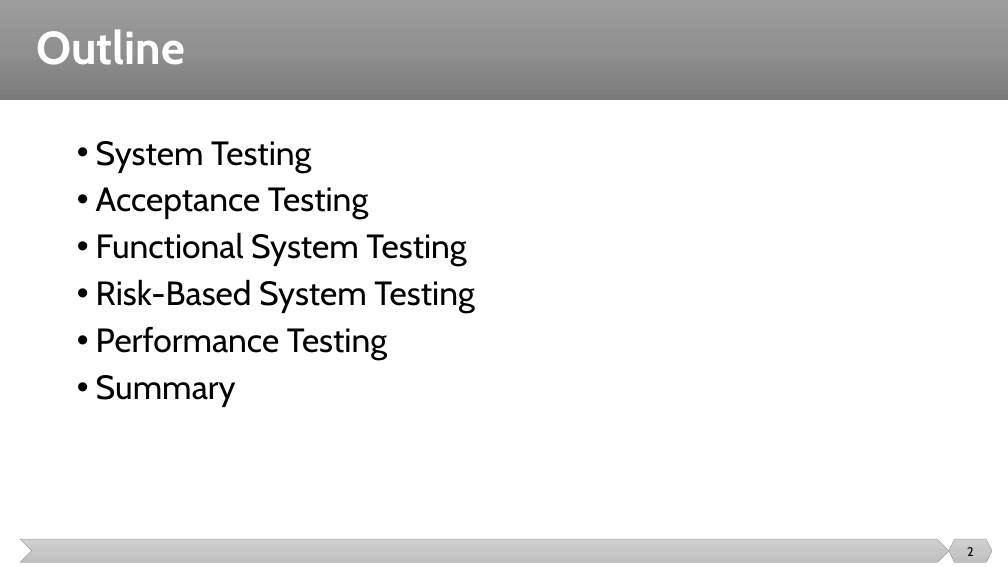
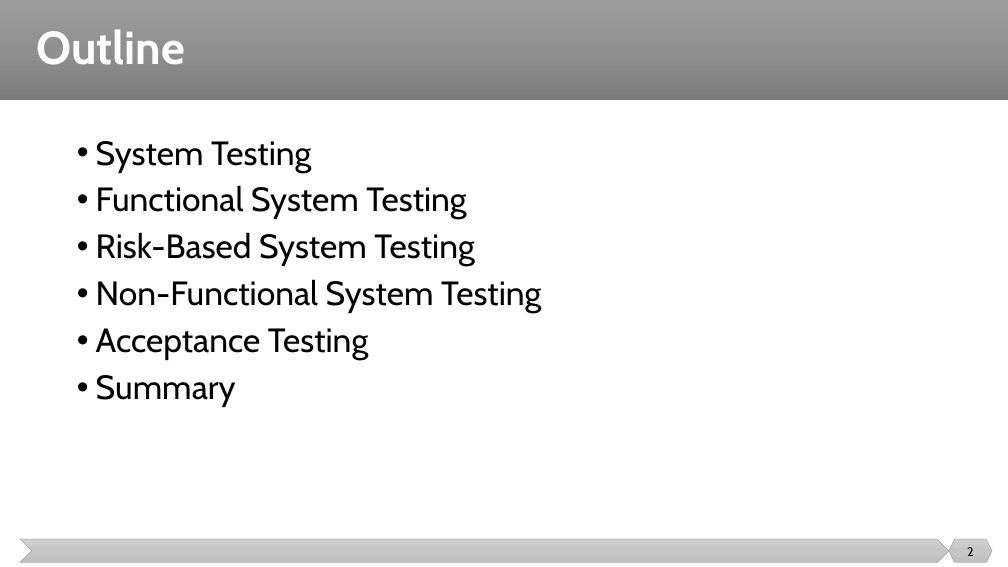
Before and after one commit to malenezi/malenezi, a slide deck: slide 2 of SE401/Lectures/8-Integration, System and Regression Testing/System Testing.pptx. Drawn at 1008x567 pixels with LibreOffice and Linux fonts; fonts in the diff are those of the drawing. Boxes give left, top, right and bottom in pixels: in the first picture for what was removed or moved away, otherwise in the second. Text is boxed around its words. In the diff, an @@ line names an element or a change of style, - is before the commit and + after.

Commit message:
up

```diff
--- a/SE401/Lectures/8-Integration, System and Regression Testing/System Testing.pptx
+++ b/SE401/Lectures/8-Integration, System and Regression Testing/System Testing.pptx
@@ text at <box>96,187,368,220</box>: paragraph removed @@
-• Acceptance Testing
@@ text at <box>96,279,541,360</box>: text changed @@
-• Performance Testing
+• Non-Functional System Testing
+• Acceptance Testing
```
Also in this commit, not shown: 1 other slide changed, 6 slides added, 1 slide removed.
